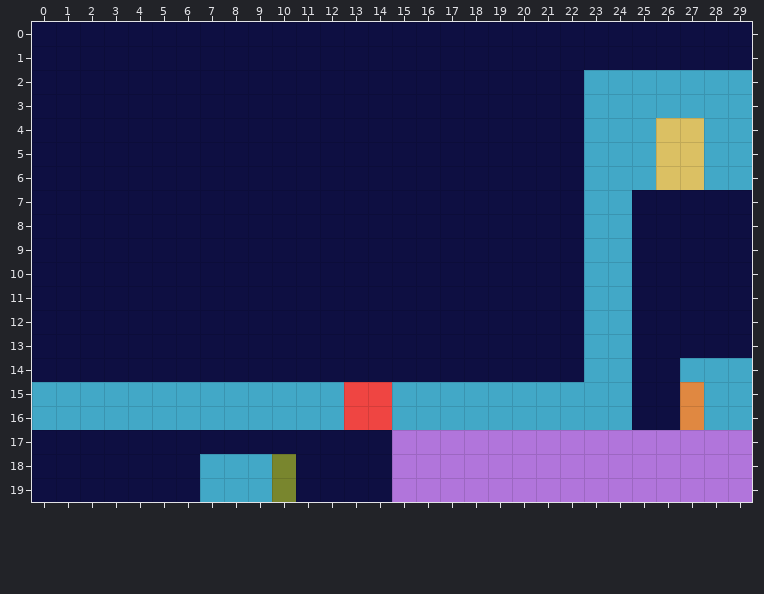
Two versions of a level (Tiled map, Levels/level4.tmx). Above is the file before it was changed.
Cells are 32x32 px. Shown: x 0..29, y 0..19.
And afterwards:
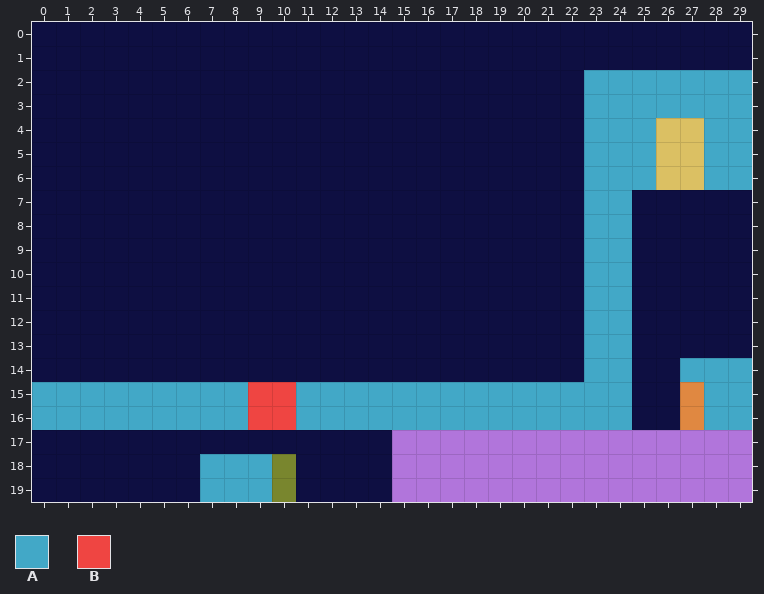
Key: from "tilemap": A 0, B 3.
_ is an empty cell.
Changes in this commit:
Layer "Kachelebene 1":
Tile B becomes tile A in rows 15 to 16 at x 13 to 14.
Tile A becomes tile B in rows 15 to 16 at x 9 to 10.
Boxes around the changes in both pictures, in picture pixels (x1, y1, x2, y2):
changed: (248, 382, 296, 430)
changed: (344, 382, 392, 430)
